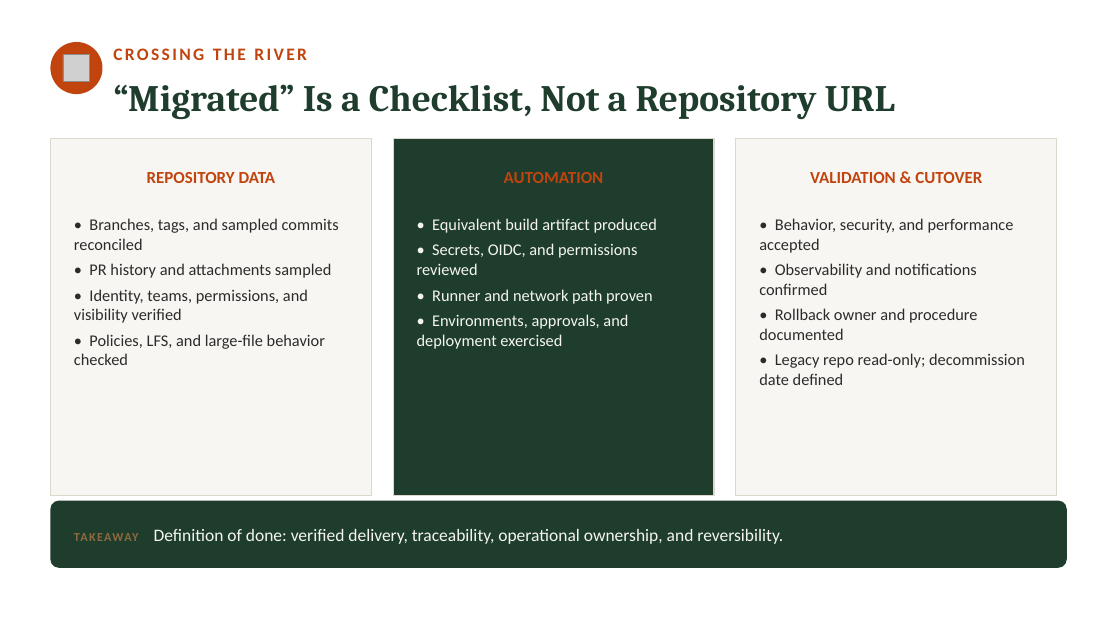
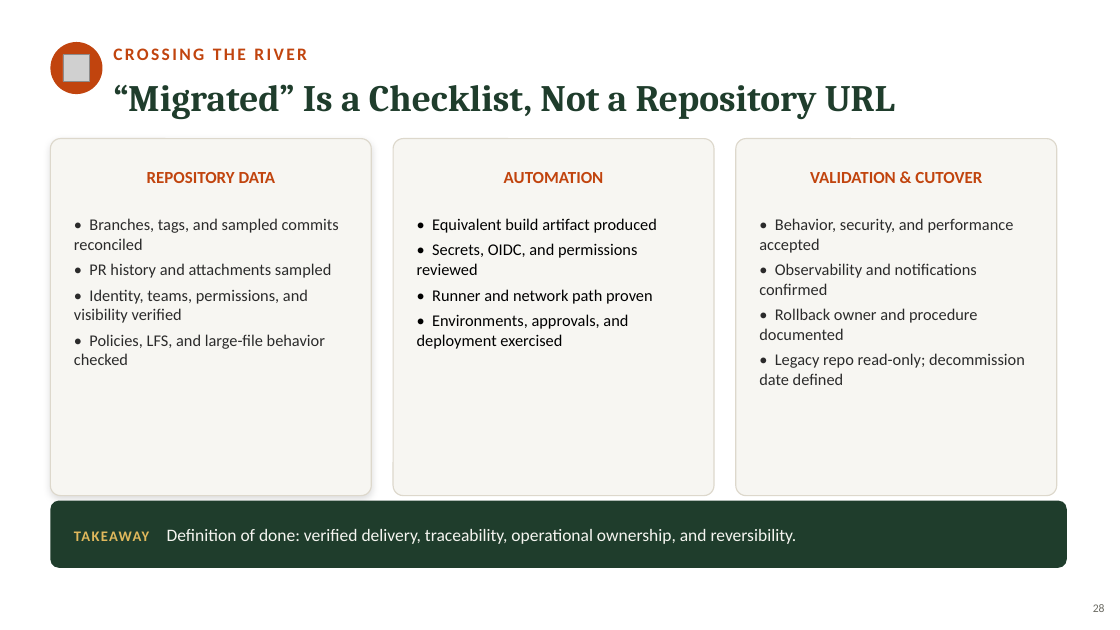
Before and after one commit to neumann1990/Azure_DevOps_To_GitHub, a slide deck: slide 28 of presentation/azure-devops-to-github-the-great-migration-FULL-DECK.pptx (slide 27 before the commit). Drawn at 1120x630 pixels with LibreOffice and Linux fonts; fonts in the diff are those of the drawing; grey boxes stand for pictures. Boxes give left, top, right and bottom in pixels: in the first picture for what was removed or moved away, otherwise in the second. Text is boxed around its words. In the diff, an @@ line names an element or a change of style, - is before the commit and + after.

Commit message:
More styling changes to PP

```diff
--- a/presentation/azure-devops-to-github-the-great-migration-FULL-DECK.pptx
+++ b/presentation/azure-devops-to-github-the-great-migration-FULL-DECK.pptx
@@ rounded rectangle at box(50, 139, 371, 496): rectangle to rounded rectangle; shadow on @@
@@ rounded rectangle at box(393, 139, 714, 496): rectangle to rounded rectangle; fill #1F3D2C to #F7F6F2 @@
@@ rounded rectangle at box(736, 139, 1057, 496): rectangle to rounded rectangle @@
@@ text "• Equivalent build artifact produced" at box(417, 218, 657, 349): text colour #F5F5F0 to #000000 @@
@@ text "TAKEAWAY Definition of done: verified ..." at box(74, 529, 797, 544): size 10.5 to 12.5 pt, text colour #8C6A3F to #E0B85C in "TAKEAWAY" @@
@@ page number added at box(1093, 604, 1105, 612), 10 pt, text #6B6B63 @@
+28
```
Also in this commit, not shown: 50 other slides changed.
